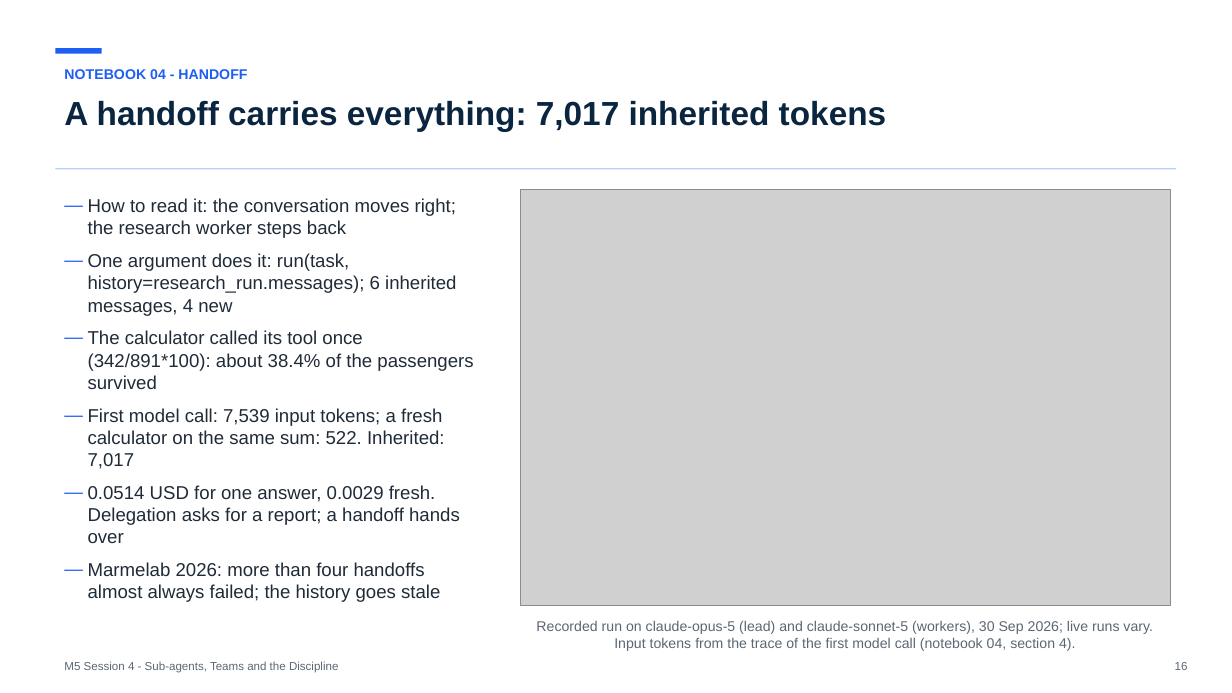
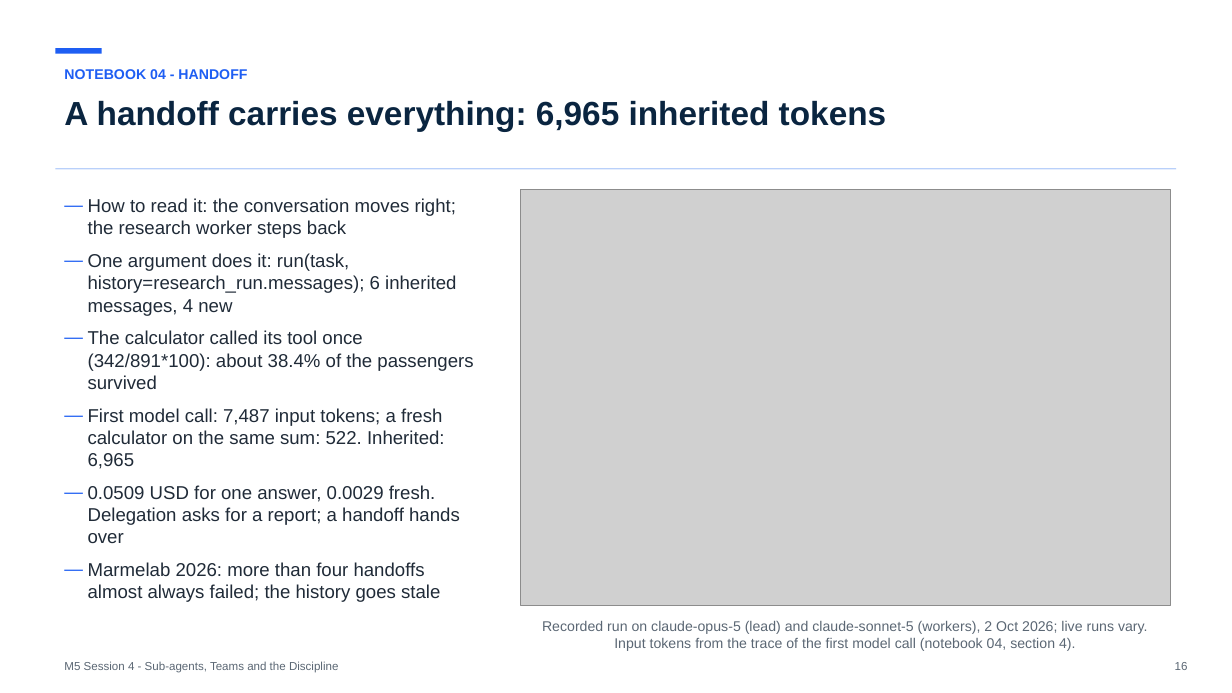
Before and after one commit to maglionejm/fontys-tech-exercises, a slide deck: slide 16 of presentations/m5-session-4-sub-agents-teams-and-the-discipline.pptx. Drawn at 1232x693 pixels with LibreOffice and Linux fonts; fonts in the diff are those of the drawing; grey boxes stand for pictures. Boxes give left, top, right and bottom in pixels: in the first picture for what was removed or moved away, otherwise in the second. Text is boxed around its words. In the diff, an @@ line names an element or a change of style, - is before the commit and + after.

```diff
--- a/presentations/m5-session-4-sub-agents-teams-and-the-discipline.pptx
+++ b/presentations/m5-session-4-sub-agents-teams-and-the-discipline.pptx
@@ text at [64, 100, 887, 131]: text changed @@
-A handoff carries everything: 7,017 inherited tokens
+A handoff carries everything: 6,965 inherited tokens
@@ text at [88, 408, 460, 543]: text changed @@
-— First model call: 7,539 input tokens; a fresh calculator on the same sum: 522. Inherited: 7,017
-— 0.0514 USD for one answer, 0.0029 fresh. Delegation asks for a report; a handoff hands over
+— First model call: 7,487 input tokens; a fresh calculator on the same sum: 522. Inherited: 6,965
+— 0.0509 USD for one answer, 0.0029 fresh. Delegation asks for a report; a handoff hands over
@@ text at [542, 621, 1148, 651]: text changed @@
-Recorded run on claude-opus-5 (lead) and claude-sonnet-5 (workers), 30 Sep 2026; live runs vary. Input tokens from the trace of the first model call (notebook 04, section 4).
+Recorded run on claude-opus-5 (lead) and claude-sonnet-5 (workers), 2 Oct 2026; live runs vary. Input tokens from the trace of the first model call (notebook 04, section 4).
```
Also in this commit, not shown: 6 other slides changed, 1 other file.
